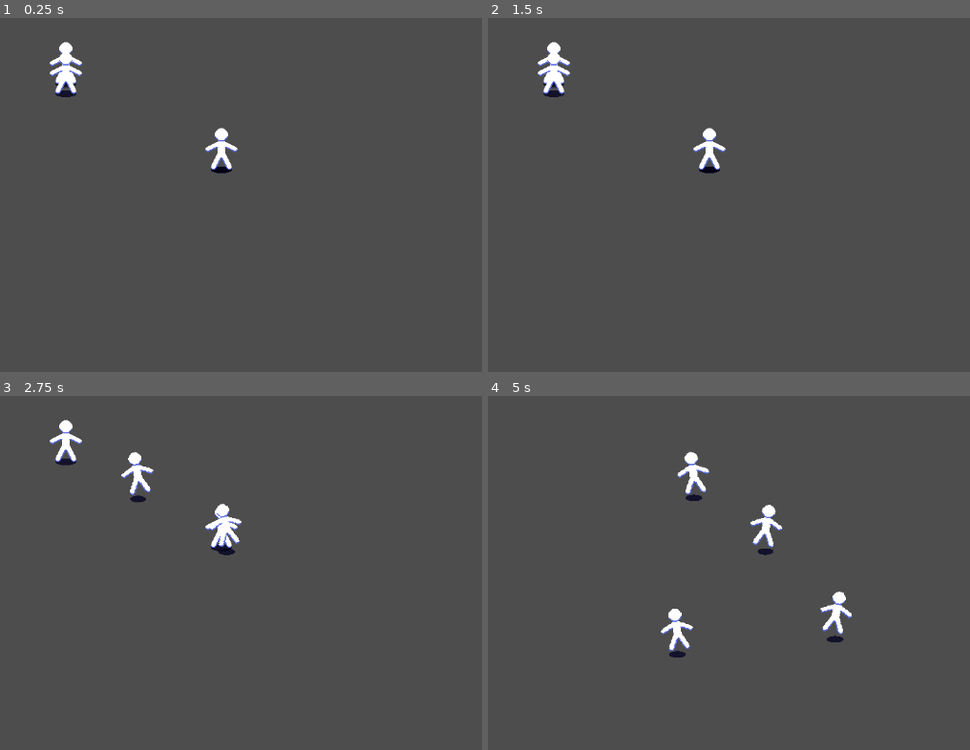
Above: before the commit, frames 1-4 (two rows, left to right).
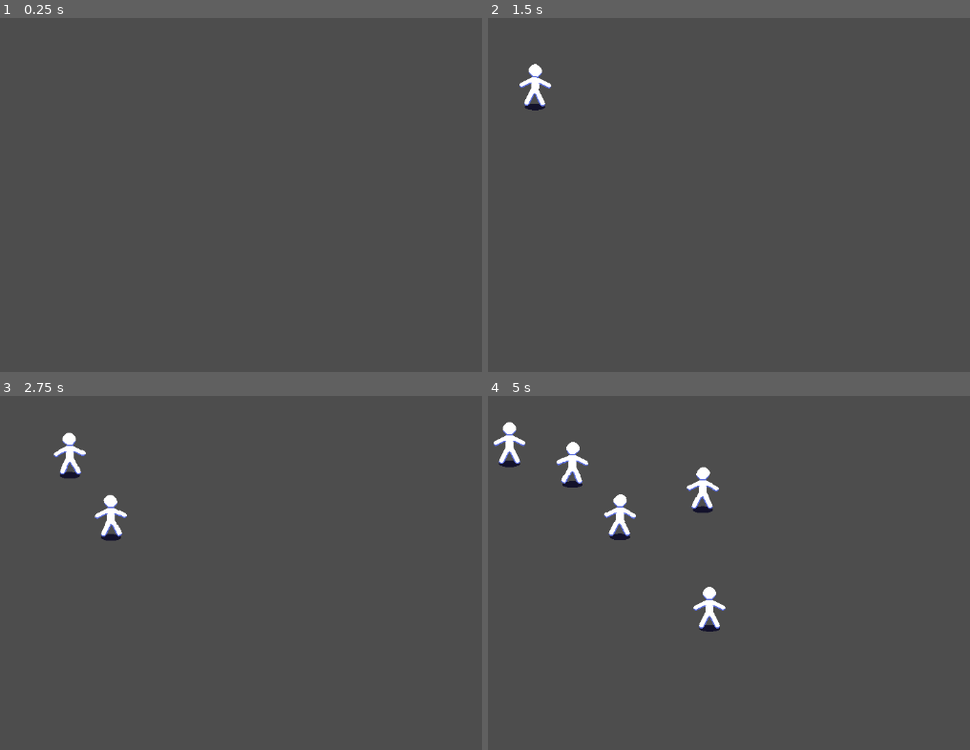
Above: after the commit, the same moments.

Repository: borknbeans/Mini-Jame-Gam-43
Game: Godot game, scene res://scenes/main.tscn
Same seed, same stepped clock (60 frames per second), same inputs: the game is played once before the commit and once after it.
Inputs:
- Up to frame 1 (0.25 s): no input
- Up to frame 2 (1.5 s): tap Enter at 0.5 s
- Up to frame 3 (2.75 s): no input
- Up to frame 4 (5 s): no input

The runs differ from the first frame. In frame 1, 1.0% of the frame differs, in the area x 10-50%, y 6-44%; in frame 2, 1.4%; in frame 3, 1.9%; in frame 4, 3.4%, in the area x 1-76%, y 7-74%.

Commit message:
man spawner

Diff:
--- a/project.godot
+++ b/project.godot
@@ -19,6 +19,10 @@
 
 Utility="*res://scripts/util/Utility.gd"
 
+[global_group]
+
+congregation_area=""
+
 [rendering]
 
 textures/canvas_textures/default_texture_filter=0
--- a/scenes/main.tscn
+++ b/scenes/main.tscn
@@ -1,7 +1,7 @@
 [gd_scene load_steps=4 format=3 uid="uid://cnwb0roi37ay3"]
 
 [ext_resource type="Script" uid="uid://bq64bklemkfl1" path="res://scripts/main.gd" id="1_0wfyh"]
-[ext_resource type="PackedScene" uid="uid://cqdns67khhwch" path="res://scenes/man.tscn" id="1_o5qli"]
+[ext_resource type="PackedScene" uid="uid://sprmb7111vo7" path="res://scenes/man_spawner.tscn" id="2_0wfyh"]
 
 [sub_resource type="RectangleShape2D" id="RectangleShape2D_0wfyh"]
 
@@ -9,19 +9,15 @@
 y_sort_enabled = true
 script = ExtResource("1_0wfyh")
 
-[node name="Man4" parent="." instance=ExtResource("1_o5qli")]
-position = Vector2(470, 260)
+[node name="ManContainer" type="Node2D" parent="."]
+unique_name_in_owner = true
+y_sort_enabled = true
 
-[node name="Man2" parent="." instance=ExtResource("1_o5qli")]
-position = Vector2(470, 260)
+[node name="ManSpawner" parent="." instance=ExtResource("2_0wfyh")]
+position = Vector2(168, 133)
+spawn_delay = 1.0
 
-[node name="Man" parent="." instance=ExtResource("1_o5qli")]
-position = Vector2(235, 145)
-
-[node name="Man3" parent="." instance=ExtResource("1_o5qli")]
-position = Vector2(235, 130)
-
-[node name="CongregationArea2D" type="Area2D" parent="."]
+[node name="CongregationArea2D" type="Area2D" parent="." groups=["congregation_area"]]
 unique_name_in_owner = true
 position = Vector2(583, 321)
 scale = Vector2(25, 25)
--- a/scenes/man.tscn
+++ b/scenes/man.tscn
@@ -134,9 +134,8 @@
 unique_name_in_owner = true
 one_shot = true
 
-[node name="StateMachine" type="Node" parent="." node_paths=PackedStringArray("initial_state")]
+[node name="StateMachine" type="Node" parent="."]
 script = ExtResource("1_v8st8")
-initial_state = NodePath("ManStateIdle")
 metadata/_custom_type_script = "uid://bvghd0v3ewt2o"
 
 [node name="ManStateWander" type="Node" parent="StateMachine"]
--- /dev/null
+++ b/scenes/man_spawner.tscn
@@ -0,0 +1,12 @@
+[gd_scene load_steps=3 format=3 uid="uid://sprmb7111vo7"]
+
+[ext_resource type="Script" uid="uid://c1jlbp3fmasbf" path="res://scripts/man_spawner.gd" id="1_fwq1o"]
+[ext_resource type="PackedScene" uid="uid://cqdns67khhwch" path="res://scenes/man.tscn" id="2_e4udd"]
+
+[node name="ManSpawner" type="Node2D"]
+script = ExtResource("1_fwq1o")
+man_scene = ExtResource("2_e4udd")
+
+[node name="SpawnTimer" type="Timer" parent="."]
+
+[connection signal="timeout" from="SpawnTimer" to="." method="_on_spawn_timer_timeout"]
--- a/scripts/man.gd
+++ b/scripts/man.gd
@@ -4,5 +4,9 @@
 @export var wander_speed: float = 100
 @export var follow_speed: float = 100
 
-@onready var congregation_area_2d: Area2D = %CongregationArea2D
 @onready var animation_player: AnimationPlayer = $AnimationPlayer
+
+var congregation_area_2d: Area2D
+
+func _ready() -> void:
+	congregation_area_2d = get_tree().get_first_node_in_group("congregation_area")
--- /dev/null
+++ b/scripts/man_spawner.gd
@@ -0,0 +1,17 @@
+extends Node2D
+
+@onready var man_container: Node2D = %ManContainer
+@onready var spawn_timer: Timer = $SpawnTimer
+
+@export var man_scene: PackedScene
+@export var spawn_delay: float
+
+func _ready() -> void:
+	spawn_timer.start(spawn_delay)
+
+func _on_spawn_timer_timeout() -> void:
+	var man: Man = man_scene.instantiate()
+
+	man.position = position
+
+	man_container.call_deferred("add_child", man)
Not shown, added: scripts/man_spawner.gd.uid
